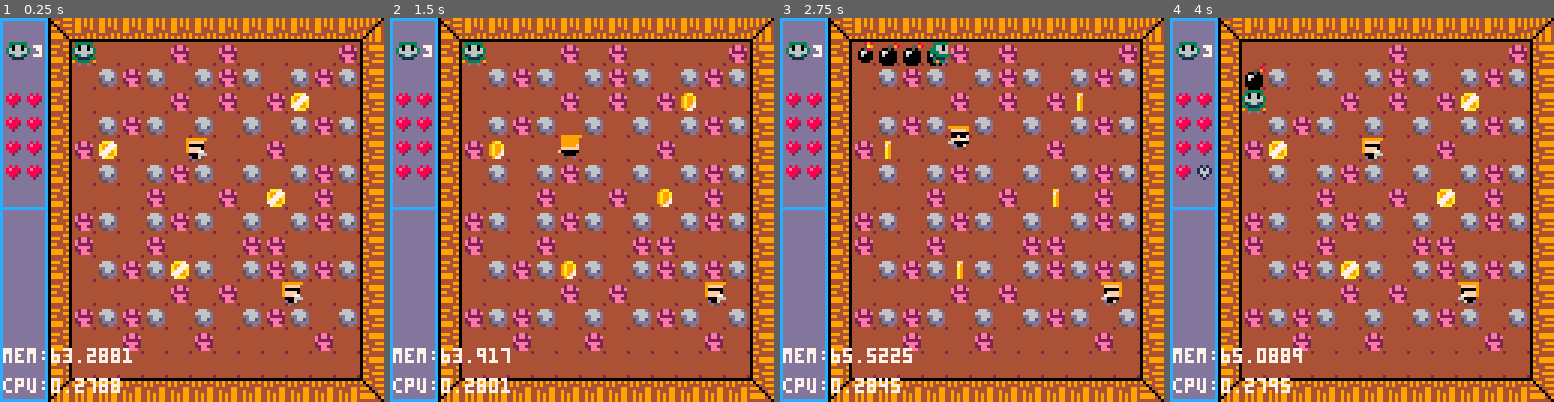
Above: before the commit, frames 1-4 (left to right).
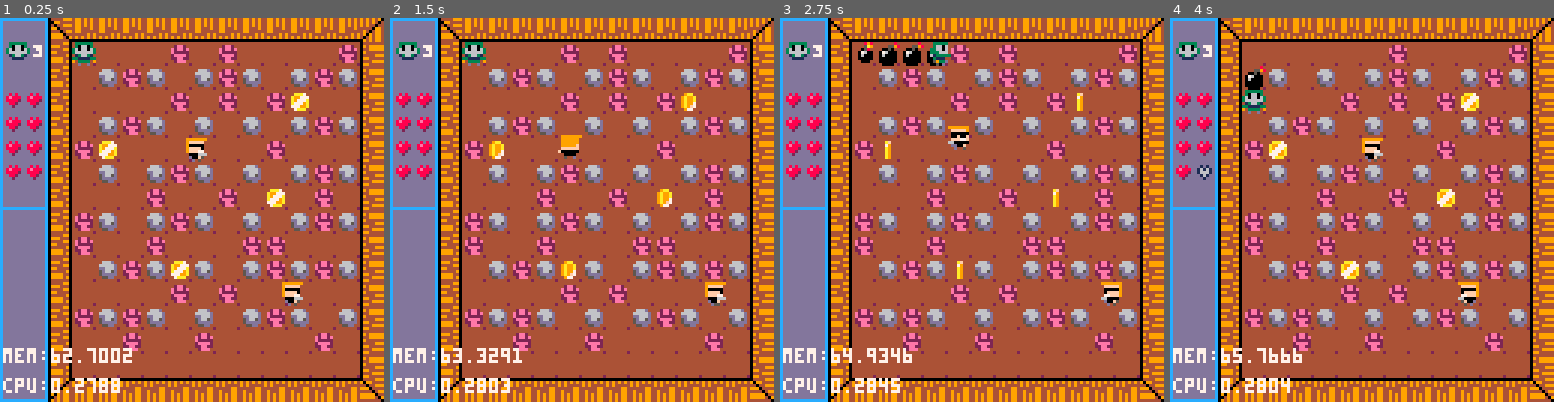
Above: after the commit, the same moments.

Repository: andrewedstrom/boom
Game: PICO-8 cartridge boom.p8
The game is run twice, just before and just after one commit, with the same random seed, the same clock (stepped at 60 frames per second) and the same inputs.
Inputs:
- Up to frame 1 (0.25 s): no input
- Up to frame 2 (1.5 s): tap X (X key) at 0.33, 1.07 s; tap O (Z key) at 0.7 s
- Up to frame 3 (2.75 s): hold Right 1.6-2.1 s; tap O (Z key) at 1.7, 2.1, 2.5 s; tap X (X key) at 1.85 s; hold Up 2.15-2.42 s; hold Right from 2.47 s (still down)
- Up to frame 4 (4 s): tap O (Z key) at 2.9, 3.3, 3.7 s; tap X (X key) at 2.97 s; release Right at 3.03 s; hold Left 3.08-3.58 s; hold Down 3.63-3.97 s

The runs differ from the first frame. In frame 1, 0.1% of the frame differs, in the area x 16-35%, y 85-90%; in frame 2, 0.2%; in frame 3, 0.1%; in frame 4, 0.2%, in the area x 22-35%, y 85-98%.

Commit message:
behavior optimization

Diff:
--- a/boom.p8
+++ b/boom.p8
@@ -264,51 +264,34 @@
 	sfx(1)
 	local lc,uc,rc,dc = true,true,true,true --continue flags
 	--center
-	explode_at(x,y)
-	new_explosion_cell("center",x,y)
-	local destx,desty,res
+	explode_at("center",x,y,false,false,false)
+	local destx,desty
 	for i=1,range do
-		local is_end = i==range
-	 --left
-	 if lc then
-	 	destx,desty=x-i,y
-	 	res = explode_at(destx,desty)
-	 	if res > 0 then
-		 	new_explosion_cell("horiz",destx,desty,is_end or res==1,true,false)
-			end
-			lc = res > 1
+		local is_end = i == range
+		--left
+		if lc then
+			destx,desty=x-i,y
+			lc = explode_at("horiz",destx,desty,is_end,true,false)
 		end
 		--right
 		if rc then
 			destx,desty=x+i,y
-			res = explode_at(destx,desty)
-	 	if res > 0 then
-				new_explosion_cell("horiz",destx,desty,is_end or res==1,false,false)
-			end
-			rc = res > 1
+			rc = explode_at("horiz",destx,desty,is_end,false,false)
 		end
 		--up
 		if uc then
 			destx,desty=x,y-i
-			res = explode_at(destx,desty)
-	 	if res > 0 then
-				new_explosion_cell("vert",destx,desty,is_end or res==1,false,false)
-			end
-			uc = res > 1
+			uc = explode_at("vert",destx,desty,is_end,false,false)
 		end
 		--down
 		if dc then
 			destx,desty=x,y+i
-			res = explode_at(destx,desty)
-	 	if res > 0 then
-				new_explosion_cell("vert",destx,desty,is_end or res==1,false,true)
-			end
-			dc = res > 1
-		end
-	end
-end
-
-function explode_at(x,y)
+			dc = explode_at("vert",destx,desty,is_end,false,true)
+		end
+	end
+end
+
+function explode_at(direc,x,y,is_end,flipx,flipy)
 	local bomb=bomb_at(x,y)
 	if bomb then
 		bomb:explode()
@@ -326,16 +309,22 @@
 	end)
 
 	local cell = mget(x,y)
-	if fget(cell,1) then
+	local can_break = fget(cell,1)
+	local solid_block = fget(cell,0)
+	if solid_block and not can_break then
+		return false
+	end
+
+	local broke_something = false
+	if can_break then
 		--hit something that can break
 		map_destruction(x,y,cell)
-		return 1
-	elseif fget(cell,0) then
-		-- hit something that can't be broken
-		return 0
-	end
-	-- haven't hit anything
-	return 2
+		broke_something=true
+	end
+
+	new_explosion_cell(direc,x,y,is_end or broke_something,flipx,flipy)
+
+	return not broke_something
 end
 
 function map_destruction(x,y,map_tile)
